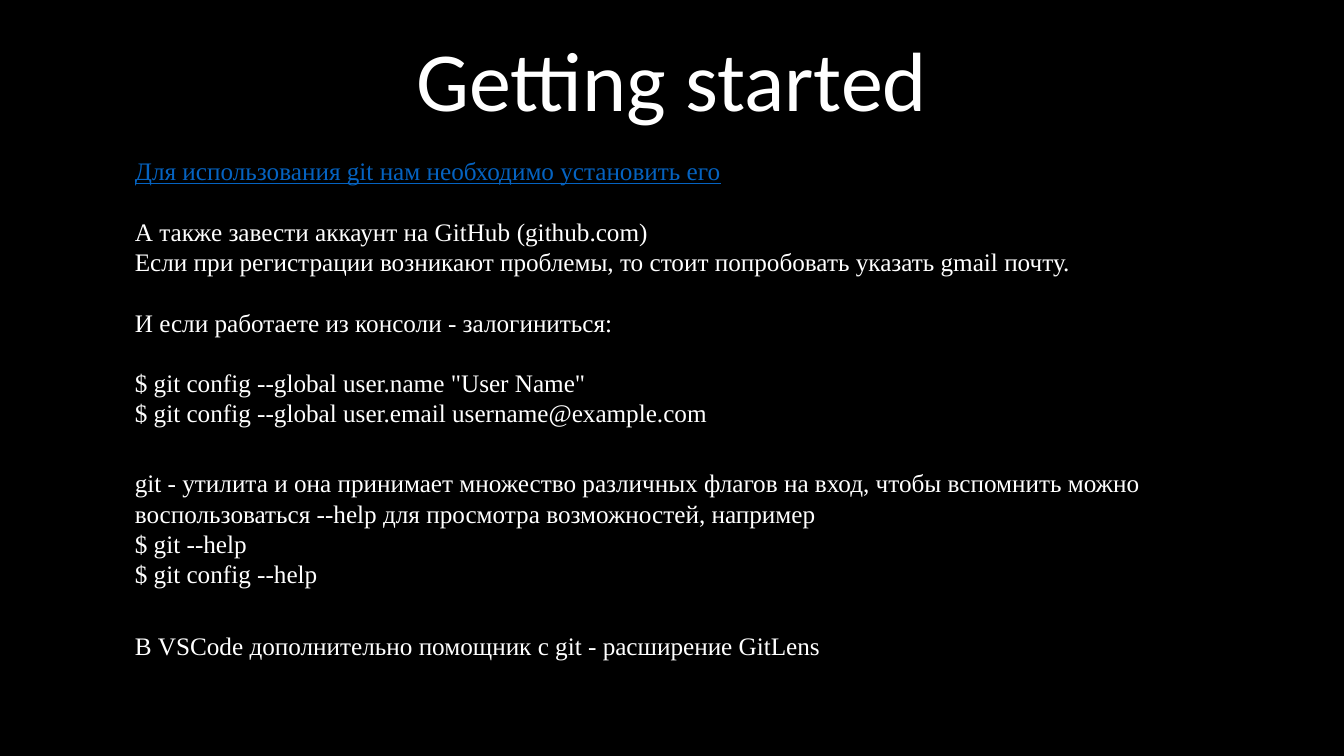
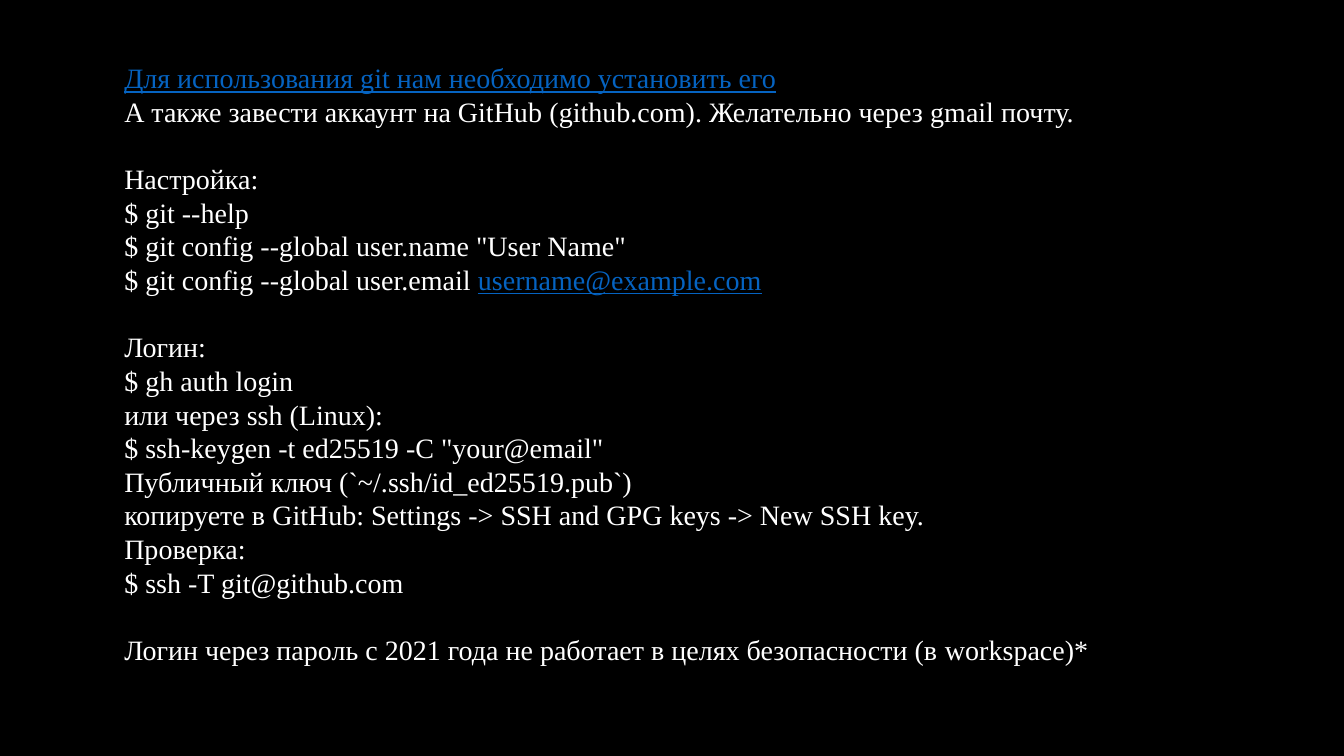
Before and after one commit to kruffka/C-Programming, a slide deck: slide 9 of 9_git/9_git.pptx. Drawn at 1344x756 pixels with LibreOffice and Linux fonts; fonts in the diff are those of the drawing. Boxes give left, top, right and bottom in pixels: in the first picture for what was removed or moved away, otherwise in the second. Text is boxed around its words. In the diff, an @@ line names an element or a change of style, - is before the commit and + after.

```diff
--- a/9_git/9_git.pptx
+++ b/9_git/9_git.pptx
@@ text "Для использования git нам необходимо ..." moved from (x1=135, y1=162, x2=1069, y2=428) to (x1=124, y1=68, x2=1088, y2=665) @@
@@ text removed at (x1=417, y1=52, x2=927, y2=126) @@
-Getting started
@@ text at (x1=124, y1=68, x2=776, y2=296): size 18 to 20 pt in "Для использования git нам необходимо установить его", "$ git config --global user.name "User Name"", "$ git config --global user.email username@example.com"; text colour #FFFFFF to #0563C1, underline on in "username@example.com" @@
@@ text at (x1=124, y1=102, x2=1074, y2=228): text changed; size 18 to 20 pt @@
-А также завести аккаунт на GitHub (github.com)
-Если при регистрации возникают проблемы, то стоит попробовать указать gmail почту.
-И если работаете из консоли - залогиниться:
+А также завести аккаунт на GitHub (github.com). Желательно через gmail почту.
+Настройка:
+$ git --help
@@ text at (x1=124, y1=338, x2=1088, y2=665): paragraphs added @@
+Логин:
+$ gh auth login
+или через ssh (Linux):
+$ ssh-keygen -t ed25519 -C "your@email"
+Публичный ключ (`~/.ssh/id_ed25519.pub`)
+копируете в GitHub: Settings -> SSH and GPG keys -> New SSH key.
+Проверка:
+$ ssh -T git@github.com
+Логин через пароль с 2021 года не работает в целях безопасности (в workspace)*
@@ text removed at (x1=135, y1=474, x2=1139, y2=589) @@
-git - утилита и она принимает множество различных флагов на вход, чтобы вспомнить можно воспользоваться --help для просмотра возможностей, например
-$ git --help
-$ git config --help
@@ text removed at (x1=135, y1=637, x2=820, y2=661) @@
-В VSCode дополнительно помощник с git - расширение GitLens
```
Also in this commit, not shown: 16 other slides changed, 4 slides added, 4 slides removed, 4 other files.
